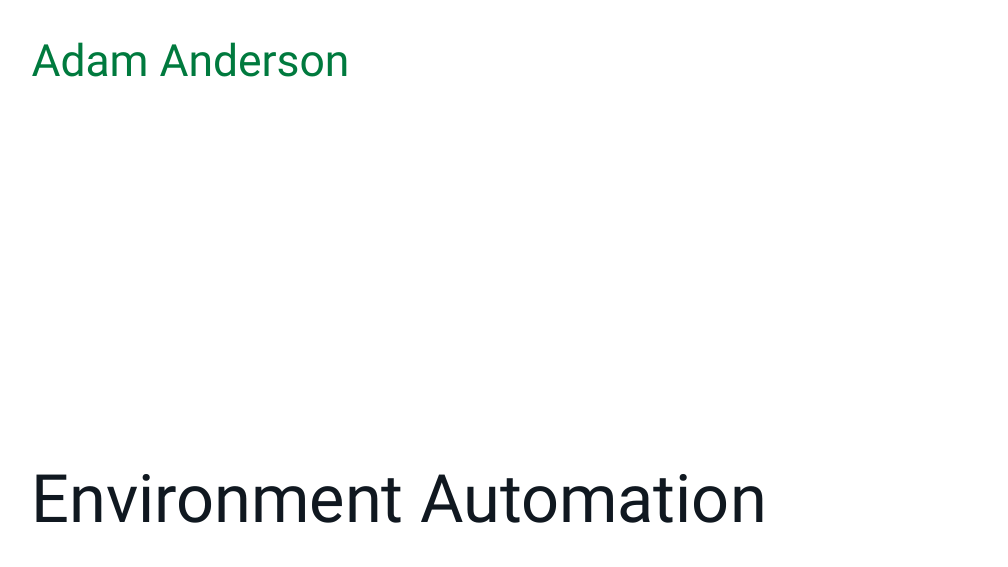
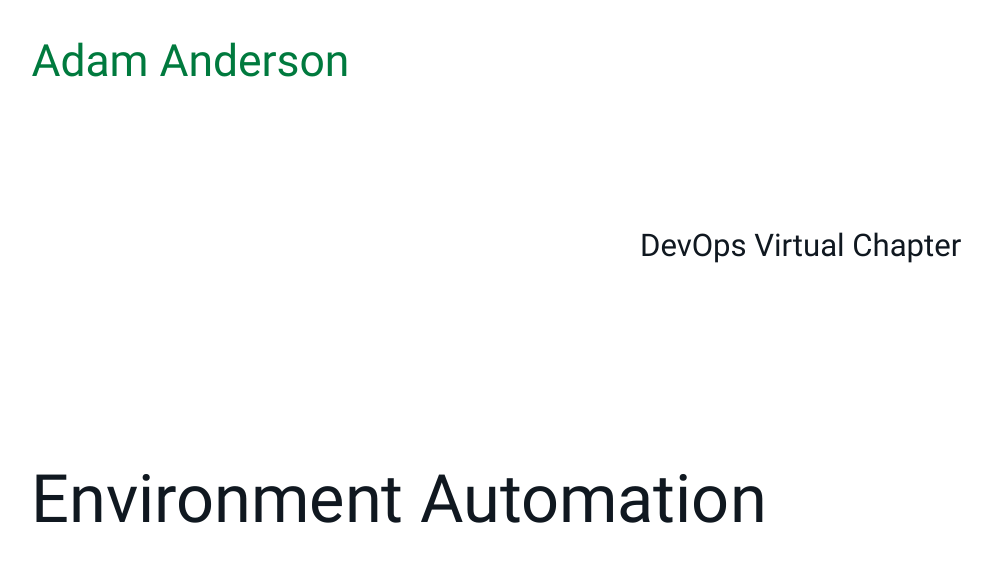
Before and after one commit to SQLPioneer/Presentations, a slide deck: slide 1 of Automation/EnvironmentAutomation.pptx. Drawn at 1008x567 pixels with LibreOffice and Linux fonts; fonts in the diff are those of the drawing; background and template pictures are left out. Boxes give left, top, right and bottom in pixels: in the first picture for what was removed or moved away, otherwise in the second. Text is boxed around its words. In the diff, an @@ line names an element or a change of style, - is before the commit and + after.

```diff
--- a/Automation/EnvironmentAutomation.pptx
+++ b/Automation/EnvironmentAutomation.pptx
@@ text added at box(640, 232, 961, 263), 28 pt, text #101820 @@
+DevOps Virtual Chapter
```
Also in this commit, not shown: 6 other slides changed, 9 slides removed.
